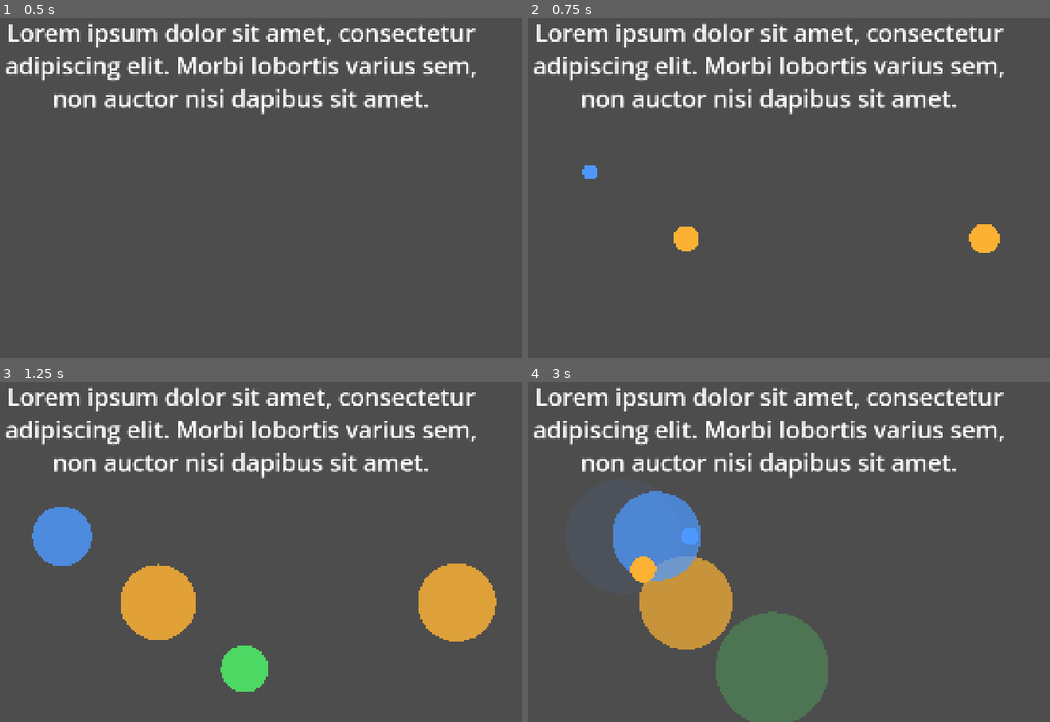
Above: before the commit, frames 1-4 (two rows, left to right).
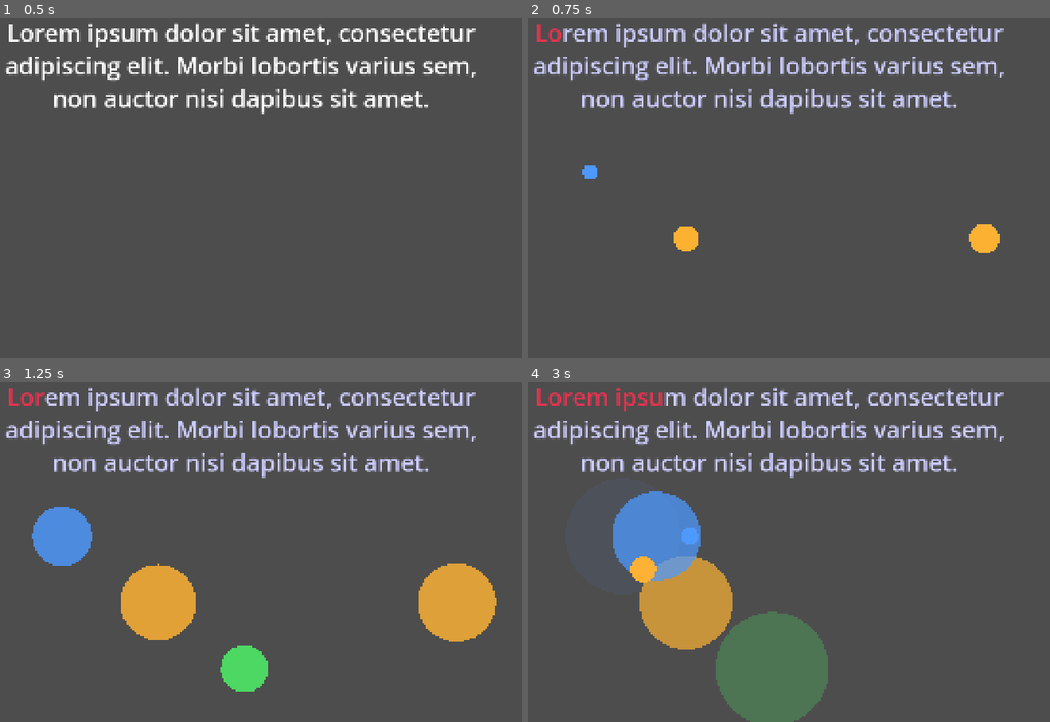
Above: after the commit, the same moments.

Repository: pkuaigan/keyboard-visualizer
Game: Godot game, scene res://Scenes/Main.tscn
Same seed, same stepped clock (60 frames per second), same inputs: the game is played once before the commit and once after it.
Inputs:
- Up to frame 1 (0.5 s): no input
- Up to frame 2 (0.75 s): tap Enter at 0.5 s; hold D from 0.53 s (still down); tap 1 at 0.6 s
- Up to frame 3 (1.25 s): keep holding D; tap Space at 0.77 s
- Up to frame 4 (3 s): release D at 1.28 s; hold S 1.28-2.03 s; tap 2 at 1.35 s; tap Space at 1.52 s; hold D 2.03-2.78 s; tap 3 at 2.1 s; hold W from 2.78 s (still down); tap 4 at 2.85 s

Frame 1 is identical in both runs. In frame 2, 5.0% of the frame differs, in the area x 1-92%, y 1-29%; in frame 3, 5.0%; in frame 4, 5.1%.
Error before the commit: Invalid assignment of index '0' (on base: 'Array') with value of type 'String'. (res://Scripts/typing_test.gd:19)

Commit message:
got colour correcting working, now need line changes, timer, WPM, etc

Diff:
--- a/Scenes/TypingTest.tscn
+++ b/Scenes/TypingTest.tscn
@@ -22,7 +22,8 @@
 offset_bottom = 300.0
 grow_horizontal = 2
 
-[node name="RichTextLabel" type="RichTextLabel" parent="MarginContainer" unique_id=1009202651]
+[node name="Text" type="RichTextLabel" parent="MarginContainer" unique_id=1009202651]
+unique_name_in_owner = true
 layout_mode = 2
 size_flags_vertical = 3
 theme_override_font_sizes/normal_font_size = 72
--- a/Scripts/typing_test.gd
+++ b/Scripts/typing_test.gd
@@ -1,33 +1,59 @@
 extends Control
 
 const LOREM_IPSUM = "Lorem ipsum dolor sit amet, consectetur adipiscing elit. Morbi lobortis varius sem, non auctor nis …(401 unchanged characters)…
-const GREEN = Color(0.1,0.9,0.5)
-const GREY = Color(0.8,0.8,1)
-const RED = Color(0.9,0.2,0.3)
+const GREEN = "#1ae580"
+const GREY = "#ccccff"
+const RED = "#e63350"
 
-var target = []
-var states = []
+@onready var text_label : RichTextLabel = %Text
+
+enum CharState { UNTYPED, CORRECT, INCORRECT }
+
+var target : String = ""
+var output_text : String = ""
+var states : Array = []
 var letters_typed : int
 var total_letters : int
 
+func _handle_colours():
+	output_text = ""
+	for i in total_letters:
+		if states[i] == CharState.UNTYPED:
+			output_text += "[color=" + GREY + "]" + target[i] + "[/color]"
+		elif states[i] == CharState.CORRECT:
+			output_text += "[color=" + GREEN + "]" + target[i] + "[/color]"
+		elif states[i] == CharState.INCORRECT:
+			output_text += "[color=" + RED + "]" + target[i] + "[/color]"
+
 func _ready(): # this code will be moved out of _ready() when we randomize text
 	target = LOREM_IPSUM
+	output_text = target
 	total_letters = len(target)
 	letters_typed = 0
-	states.resize(letters_typed)
+	states.resize(total_letters)
 	for i in total_letters:
-		states[i] = ""
+		states[i] = CharState.UNTYPED
 	print(target, states)
 
+func _process(_float) -> void:
+	text_label.text = output_text
 
 func _unhandled_input(event: InputEvent) -> void:
-	if (not (event is InputEventKey) or not event.pressed) and (letters_typed < total_letters):
-		var typed_char = char(event.unicode)
-		if typed_char == target[letters_typed]:
-			states[letters_typed] = true
-		else:
-			states[letters_typed] = false
-		letters_typed += 1
+	if not (event is InputEventKey):
+		return
+	if not event.pressed:
 		return
 	if event.echo:
 		return
+	if letters_typed >= total_letters:
+		return
+	if event.unicode == 0:
+		return
+
+	var typed_char = char(event.unicode)
+	if typed_char == target[letters_typed]:
+		states[letters_typed] = CharState.CORRECT
+	else:
+		states[letters_typed] = CharState.INCORRECT
+	letters_typed += 1
+	_handle_colours()
